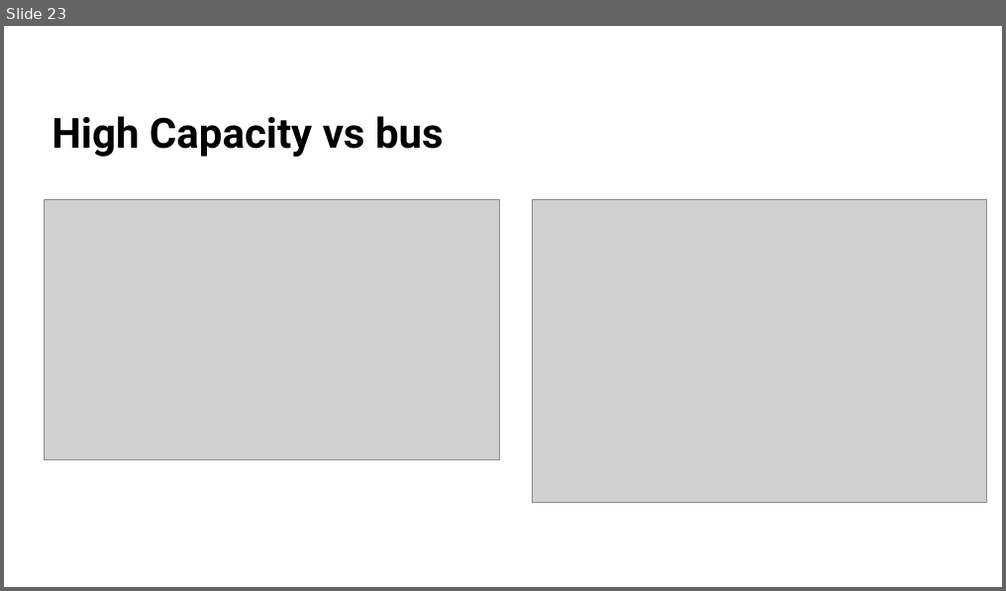
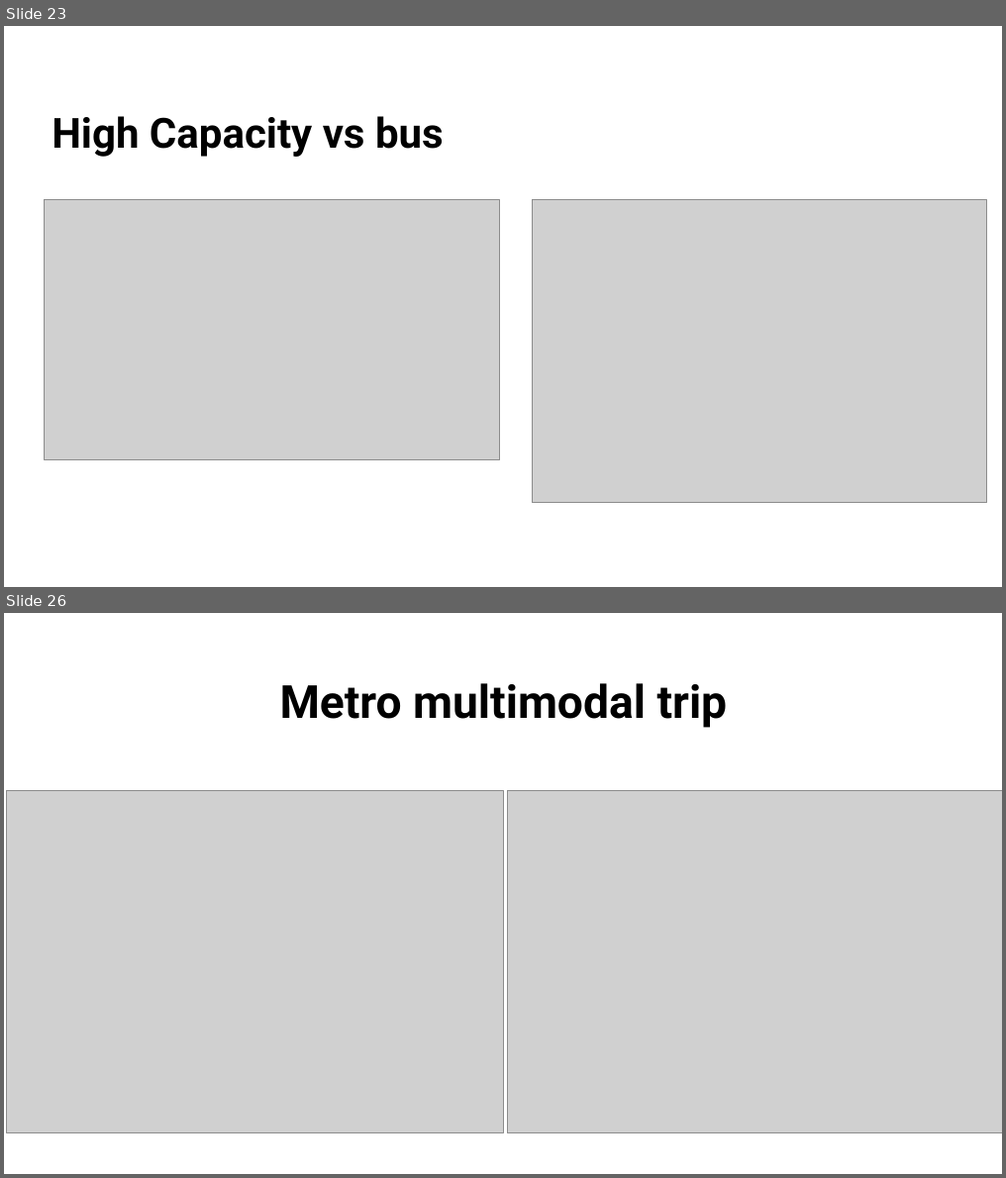
Before and after one commit to MUSA-Zhanchao/Mexico-City-survey-comp, a slide deck: doc/mexico city trip compa.pptx. Shown one above the other, each under a label of ours: slide 23 before the commit, slides 23 and 26 after it; the slides between them are not shown. The pictures are 1006x591 and 1006x1178 pixels, drawn with LibreOffice and Linux fonts; fonts in the diff are those of the drawing; grey boxes stand for pictures. Boxes give left, top, right and bottom in pixels: in the first picture for what was removed or moved away, otherwise in the second. Text is boxed around its words. In the diff, an @@ line names an element or a change of style, - is before the commit and + after.

```diff
--- a/doc/mexico city trip compa.pptx
+++ b/doc/mexico city trip compa.pptx
@@ slide 26 added at box(4, 613, 1002, 1174), background #FFFFFF @@
@@ title added at box(280, 683, 728, 728), 44 pt, text #000000, bold @@
+Metro multimodal trip
@@ picture added at box(6, 790, 503, 1134) @@
@@ picture added at box(507, 790, 1002, 1134) @@
```
Also in this commit, not shown: 5 other slides added, 15 other files.
